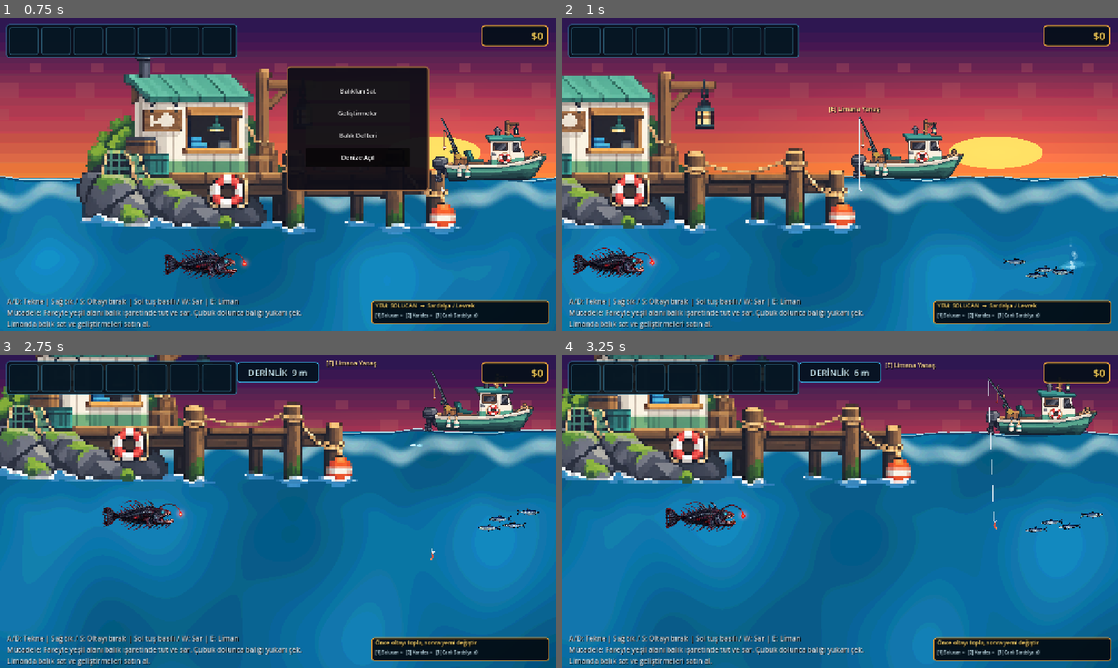
Above: before the commit, frames 1-4 (two rows, left to right).
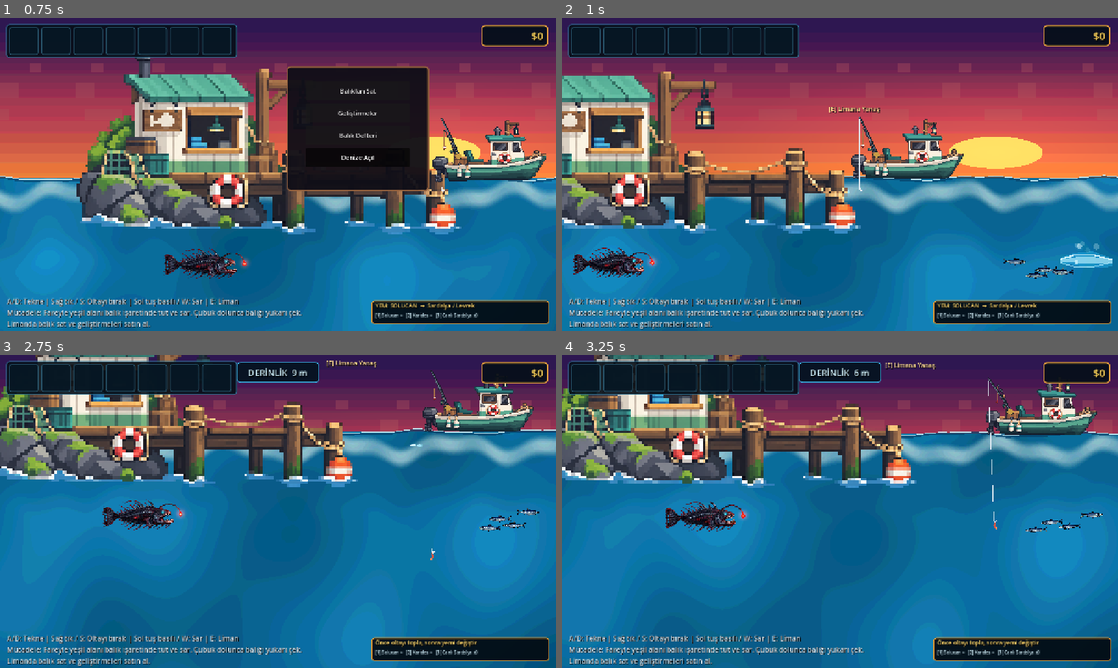
Above: after the commit, the same moments.

Repository: mirackayademir/TinyFisher
Game: Godot game, scene res://scenes/world.tscn
The game is run twice, just before and just after one commit, with the same random seed, the same clock (stepped at 60 frames per second) and the same inputs.
Inputs (mouse positions are in pixels of both pictures, inside the frame that each line leads up to):
- Up to frame 1 (0.75 s): tap Enter at 0.5 s; move the mouse to (400, 158) at 0.52 s; hold D (move_right) from 0.53 s (still down); tap E (dock) at 0.6 s; click (400, 158) at 0.67 s
- Up to frame 2 (1 s): keep holding D (move_right)
- Up to frame 3 (2.75 s): move the mouse to (166, 527) at 1.27 s; release D (move_right) at 1.28 s; hold S 1.28-2.03 s; tap 1 at 1.35 s; move the mouse to (333, 442) at 2.02 s; hold D (move_right) from 2.03 s (still down); tap 2 at 2.1 s
- Up to frame 4 (3.25 s): move the mouse to (812, 574) at 2.77 s; release D (move_right) at 2.78 s; hold W from 2.78 s (still down); tap 3 at 2.85 s; click (812, 574) at 2.92 s

Frame 1 is identical in both runs. In frame 2, 0.5% of the frame differs, in the area x 89-99%, y 71-81%; in frame 3, less than 0.1%; in frame 4, less than 0.1%.

Commit message:
Fix Leviathan wake as local visible effect rig

Diff:
--- a/scenes/abyssal_leviathan_runtime.gd
+++ b/scenes/abyssal_leviathan_runtime.gd
@@ -1,8 +1,9 @@
 extends Node
 
 # Leviathan test runtime.
-# 6. madde: görünür kabarcık + su izi efekti.
-# Boss/yem/UI sistemlerine dokunmuyoruz.
+# 6. madde: kabarcik + su izi.
+# Efektleri artik dunya koordinatlarinda degil, direkt Leviathan'in cocugu olarak ciziyoruz.
+# Boylece kamera/z-index/koordinat kaynakli kaybolma ihtimali kalmiyor.
 
 const FISH_TYPE: String = "Abyssal Leviathan"
 const FISH_VALUE: int = 1250
@@ -13,13 +14,8 @@
 const TEST_DEPTH_Y: float = 600.0
 const RETRY_SECONDS: float = 0.5
 
-# Leviathan görselinin doğal yönünde kafa solda, kuyruk sağda.
-# flip_h olduğunda kuyruk tarafı otomatik tersine döner.
-const TAIL_OFFSET_X: float = 145.0
-const TAIL_OFFSET_Y: float = 10.0
-
-const WAKE_INTERVAL: float = 0.055
-const BUBBLE_INTERVAL: float = 0.12
+const TAIL_X: float = 135.0
+const BUBBLE_INTERVAL: float = 0.11
 
 var _texture: Texture2D = null
 var _world: Node2D = null
@@ -28,10 +24,13 @@
 var _sprite: Sprite2D = null
 var _retry_timer: float = 0.0
 var _spawned: bool = false
-
-var _wake_timer: float = 0.0
+var _effect_time: float = 0.0
 var _bubble_timer: float = 0.0
-var _effect_time: float = 0.0
+
+var _wake_outer: Polygon2D = null
+var _wake_inner: Polygon2D = null
+var _foam_top: Line2D = null
+var _foam_bottom: Line2D = null
 
 
 func _ready() -> void:
@@ -42,7 +41,7 @@
 
 func _process(delta: float) -> void:
 	if _spawned:
-		_update_water_effects(delta)
+		_update_visible_wake(delta)
 		return
 
 	_retry_timer -= delta
@@ -105,24 +104,22 @@
 		_boat.global_position.x + TEST_BOAT_OFFSET_X,
 		TEST_DEPTH_Y
 	)
-
-	# Efekt katmanlarını kesin biçimde suyun üstüne çıkarıyoruz.
 	fish.z_index = 15
+
 	_world.add_child(fish)
 	_configure_visual(fish)
 
 	_leviathan = fish
 	_sprite = fish.get_node_or_null("FishSprite") as Sprite2D
+	_setup_visible_wake_rig()
 	_spawned = true
 
-	# İlk karede bile efekt görülsün.
-	for i in range(6):
-		_spawn_wake_puff(float(i) * 10.0)
+	# Baslangicta bile kabarcik gorulsun.
 	for i in range(5):
-		_spawn_bubble(i)
+		_spawn_local_bubble(i)
 
 	print("LEVIATHAN TEST SPAWN OK: ", fish.global_position)
-	print("LEVIATHAN EFFECT 6 ACTIVE: wake + bubbles")
+	print("LEVIATHAN EFFECT 6 V3 ACTIVE: LOCAL WAKE RIG")
 
 
 func _configure_visual(fish: Area2D) -> void:
@@ -136,7 +133,7 @@
 	sprite.scale = Vector2(0.34, 0.34)
 	sprite.z_index = 0
 
-	# fish.gd bilinmeyen turu Sardalya görseline çevirmesin.
+	# fish.gd bilinmeyen turu Sardalya gorseline cevirmesin.
 	fish.set("last_visual_type", FISH_TYPE)
 	fish.set("base_sprite_scale", Vector2(0.34, 0.34))
 	fish.set("swim_wave_speed", 1.2)
@@ -155,122 +152,140 @@
 			rect.size = Vector2(560.0, 170.0)
 
 
-func _update_water_effects(delta: float) -> void:
-	if _world == null or not is_instance_valid(_leviathan) or not is_instance_valid(_sprite):
+func _setup_visible_wake_rig() -> void:
+	if not is_instance_valid(_leviathan):
+		return
+
+	_wake_outer = Polygon2D.new()
+	_wake_outer.name = "LeviathanWakeOuter"
+	_wake_outer.color = Color(0.20, 0.78, 1.0, 0.46)
+	_wake_outer.z_index = -3
+	_leviathan.add_child(_wake_outer)
+
+	_wake_inner = Polygon2D.new()
+	_wake_inner.name = "LeviathanWakeInner"
+	_wake_inner.color = Color(0.76, 0.96, 1.0, 0.72)
+	_wake_inner.z_index = -2
+	_leviathan.add_child(_wake_inner)
+
+	_foam_top = Line2D.new()
+	_foam_top.name = "LeviathanFoamTop"
+	_foam_top.width = 4.0
+	_foam_top.default_color = Color(0.90, 0.99, 1.0, 0.88)
+	_foam_top.antialiased = true
+	_foam_top.z_index = -1
+	_leviathan.add_child(_foam_top)
+
+	_foam_bottom = Line2D.new()
+	_foam_bottom.name = "LeviathanFoamBottom"
+	_foam_bottom.width = 3.0
+	_foam_bottom.default_color = Color(0.72, 0.94, 1.0, 0.72)
+	_foam_bottom.antialiased = true
+	_foam_bottom.z_index = -1
+	_leviathan.add_child(_foam_bottom)
+
+	_rebuild_wake_geometry()
+
+
+func _update_visible_wake(delta: float) -> void:
+	if not is_instance_valid(_leviathan) or not is_instance_valid(_sprite):
 		return
 
 	_effect_time += delta
-	_wake_timer -= delta
 	_bubble_timer -= delta
-
-	if _wake_timer <= 0.0:
-		_wake_timer = WAKE_INTERVAL
-		_spawn_wake_puff(0.0)
+	_rebuild_wake_geometry()
+
+	# Hiz arttikca iz biraz daha parlar.
+	var speed_value: float = absf(float(_leviathan.get("current_swim_velocity_x")))
+	var speed_ratio: float = clampf(speed_value / 30.0, 0.55, 1.45)
+	_wake_outer.modulate.a = 0.72 + (speed_ratio - 0.55) * 0.18
+	_wake_inner.modulate.a = 0.82 + (speed_ratio - 0.55) * 0.12
 
 	if _bubble_timer <= 0.0:
-		_bubble_timer = BUBBLE_INTERVAL
-		var count: int = 1
-		var speed_value: float = absf(float(_leviathan.get("current_swim_velocity_x")))
-		if speed_value > 24.0 and randf() < 0.55:
-			count = 2
-		for i in range(count):
-			_spawn_bubble(i)
+		_bubble_timer = BUBBLE_INTERVAL / speed_ratio
+		_spawn_local_bubble(0)
+		if speed_ratio > 1.05 and randf() < 0.55:
+			_spawn_local_bubble(1)
 
 
 func _tail_side_sign() -> float:
+	# Gorselin dogal halinde kuyruk sagda. flip_h olunca sola gecer.
 	if is_instance_valid(_sprite) and _sprite.flip_h:
 		return -1.0
 	return 1.0
 
 
-func _get_tail_global_position() -> Vector2:
+func _rebuild_wake_geometry() -> void:
+	if _wake_outer == null or _wake_inner == null or _foam_top == null or _foam_bottom == null:
+		return
+
+	var side: float = _tail_side_sign()
+	var wave_a: float = sin(_effect_time * 5.0) * 5.0
+	var wave_b: float = sin(_effect_time * 4.0 + 1.7) * 7.0
+	var tail_x: float = TAIL_X * side
+	var x1: float = (TAIL_X + 42.0) * side
+	var x2: float = (TAIL_X + 92.0) * side
+	var x3: float = (TAIL_X + 150.0) * side
+
+	_wake_outer.polygon = PackedVector2Array([
+		Vector2(tail_x, -8.0 + wave_a * 0.15),
+		Vector2(x1, -18.0 + wave_a),
+		Vector2(x2, -24.0 + wave_b),
+		Vector2(x3, -13.0 - wave_a),
+		Vector2(x3, 13.0 - wave_a),
+		Vector2(x2, 25.0 + wave_b),
+		Vector2(x1, 18.0 + wave_a),
+		Vector2(tail_x, 8.0 + wave_a * 0.15)
+	])
+
+	_wake_inner.polygon = PackedVector2Array([
+		Vector2(tail_x, -3.0),
+		Vector2(x1, -8.0 + wave_a * 0.55),
+		Vector2(x2, -10.0 + wave_b * 0.45),
+		Vector2(x3, -5.0),
+		Vector2(x3, 5.0),
+		Vector2(x2, 10.0 + wave_b * 0.45),
+		Vector2(x1, 8.0 + wave_a * 0.55),
+		Vector2(tail_x, 3.0)
+	])
+
+	_foam_top.points = PackedVector2Array([
+		Vector2(tail_x, -5.0),
+		Vector2(x1, -12.0 + wave_a),
+		Vector2(x2, -14.0 + wave_b),
+		Vector2(x3, -8.0 - wave_a)
+	])
+	_foam_bottom.points = PackedVector2Array([
+		Vector2(tail_x, 6.0),
+		Vector2(x1, 13.0 - wave_a),
+		Vector2(x2, 15.0 - wave_b),
+		Vector2(x3, 9.0 + wave_a)
+	])
+
+
+func _spawn_local_bubble(index: int) -> void:
 	if not is_instance_valid(_leviathan):
-		return Vector2.ZERO
-
-	var side: float = _tail_side_sign()
-	return _leviathan.global_position + Vector2(
-		TAIL_OFFSET_X * side,
-		TAIL_OFFSET_Y + sin(_effect_time * 2.0) * 5.0
-	)
-
-
-func _spawn_wake_puff(extra_back: float) -> void:
-	if _world == null or not is_instance_valid(_leviathan):
-		return
-
-	var side: float = _tail_side_sign()
-	var origin: Vector2 = _get_tail_global_position() + Vector2(side * extra_back, randf_range(-8.0, 8.0))
-
-	# Dış, geniş su girdabı.
-	var outer := Polygon2D.new()
-	outer.name = "LeviathanWakePuff"
-	outer.polygon = _make_circle_polygon(10.0, 16)
-	outer.color = Color(0.42, 0.84, 0.97, randf_range(0.28, 0.40))
-	outer.z_index = 13
-	_world.add_child(outer)
-	outer.global_position = origin
-	outer.scale = Vector2(randf_range(1.5, 2.1), randf_range(0.42, 0.62))
-
-	var outer_life: float = randf_range(0.65, 0.92)
-	var outer_target_pos: Vector2 = outer.position + Vector2(side * randf_range(52.0, 86.0), randf_range(-7.0, 7.0))
-	var outer_target_scale: Vector2 = Vector2(outer.scale.x * randf_range(1.8, 2.5), outer.scale.y * randf_range(1.15, 1.5))
-	var outer_tween: Tween = outer.create_tween()
-	outer_tween.set_parallel(true)
-	outer_tween.set_trans(Tween.TRANS_SINE)
-	outer_tween.set_ease(Tween.EASE_OUT)
-	outer_tween.tween_property(outer, "position", outer_target_pos, outer_life)
-	outer_tween.tween_property(outer, "scale", outer_target_scale, outer_life)
-	outer_tween.tween_property(outer, "modulate:a", 0.0, outer_life)
-	outer_tween.set_parallel(false)
-	outer_tween.tween_callback(outer.queue_free)
-
-	# Ortada daha parlak kısa köpük şeridi.
-	if randf() < 0.72:
-		var inner := Polygon2D.new()
-		inner.name = "LeviathanWakeFoam"
-		inner.polygon = _make_circle_polygon(5.0, 12)
-		inner.color = Color(0.83, 0.97, 1.0, randf_range(0.48, 0.68))
-		inner.z_index = 14
-		_world.add_child(inner)
-		inner.global_position = origin + Vector2(side * randf_range(0.0, 8.0), randf_range(-5.0, 5.0))
-		inner.scale = Vector2(randf_range(1.2, 1.7), randf_range(0.35, 0.52))
-
-		var inner_life: float = randf_range(0.40, 0.64)
-		var inner_target_pos: Vector2 = inner.position + Vector2(side * randf_range(34.0, 58.0), randf_range(-5.0, 5.0))
-		var inner_tween: Tween = inner.create_tween()
-		inner_tween.set_parallel(true)
-		inner_tween.set_trans(Tween.TRANS_SINE)
-		inner_tween.set_ease(Tween.EASE_OUT)
-		inner_tween.tween_property(inner, "position", inner_target_pos, inner_life)
-		inner_tween.tween_property(inner, "scale", inner.scale * Vector2(1.8, 1.25), inner_life)
-		inner_tween.tween_property(inner, "modulate:a", 0.0, inner_life)
-		inner_tween.set_parallel(false)
-		inner_tween.tween_callback(inner.queue_free)
-
-
-func _spawn_bubble(index: int) -> void:
-	if _world == null or not is_instance_valid(_leviathan):
 		return
 
 	var side: float = _tail_side_sign()
 	var bubble := Polygon2D.new()
 	bubble.name = "LeviathanBubble"
-	var radius: float = randf_range(3.0, 7.5)
+	var radius: float = randf_range(3.5, 7.5)
 	bubble.polygon = _make_circle_polygon(radius, 12)
-	bubble.color = Color(0.84, 0.97, 1.0, randf_range(0.58, 0.82))
-	bubble.z_index = 14
-	_world.add_child(bubble)
-
-	bubble.global_position = _get_tail_global_position() + Vector2(
-		side * (randf_range(8.0, 28.0) + float(index) * 8.0),
-		randf_range(-22.0, 22.0)
+	bubble.color = Color(0.88, 0.98, 1.0, randf_range(0.72, 0.94))
+	bubble.z_index = -1
+	_leviathan.add_child(bubble)
+
+	bubble.position = Vector2(
+		(TAIL_X + randf_range(18.0, 78.0) + float(index) * 12.0) * side,
+		randf_range(-20.0, 22.0)
 	)
-	bubble.scale = Vector2.ONE * randf_range(0.70, 1.12)
-
-	var life: float = randf_range(0.85, 1.35)
+	bubble.scale = Vector2.ONE * randf_range(0.8, 1.25)
+
+	var life: float = randf_range(0.8, 1.25)
 	var target_position: Vector2 = bubble.position + Vector2(
-		side * randf_range(18.0, 48.0),
-		-randf_range(42.0, 78.0)
+		side * randf_range(26.0, 58.0),
+		-randf_range(48.0, 82.0)
 	)
 	var target_scale: Vector2 = bubble.scale * randf_range(1.25, 1.65)
 
